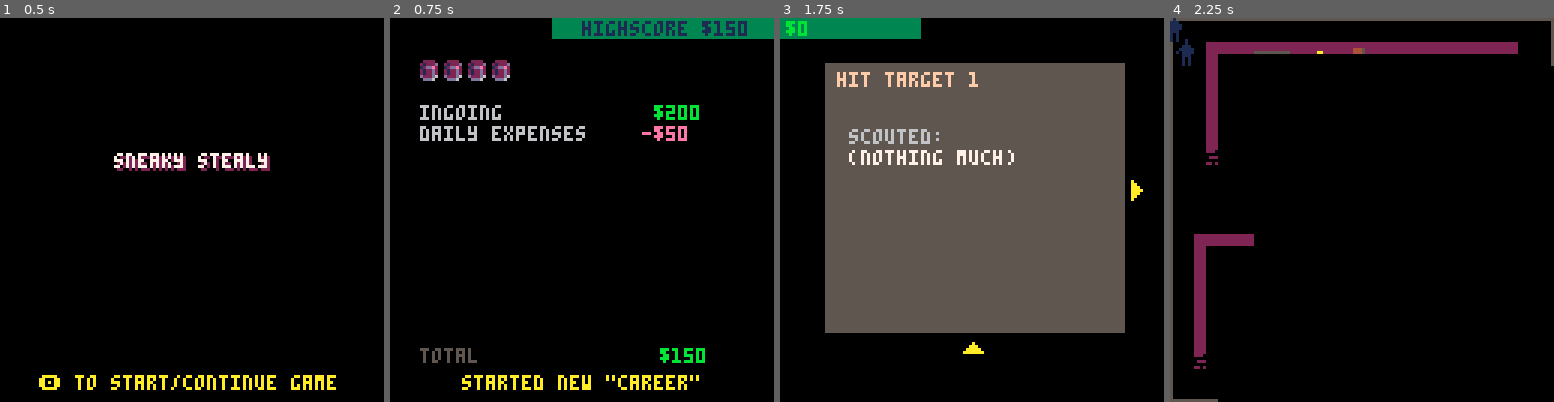
Above: before the commit, frames 1-4 (left to right).
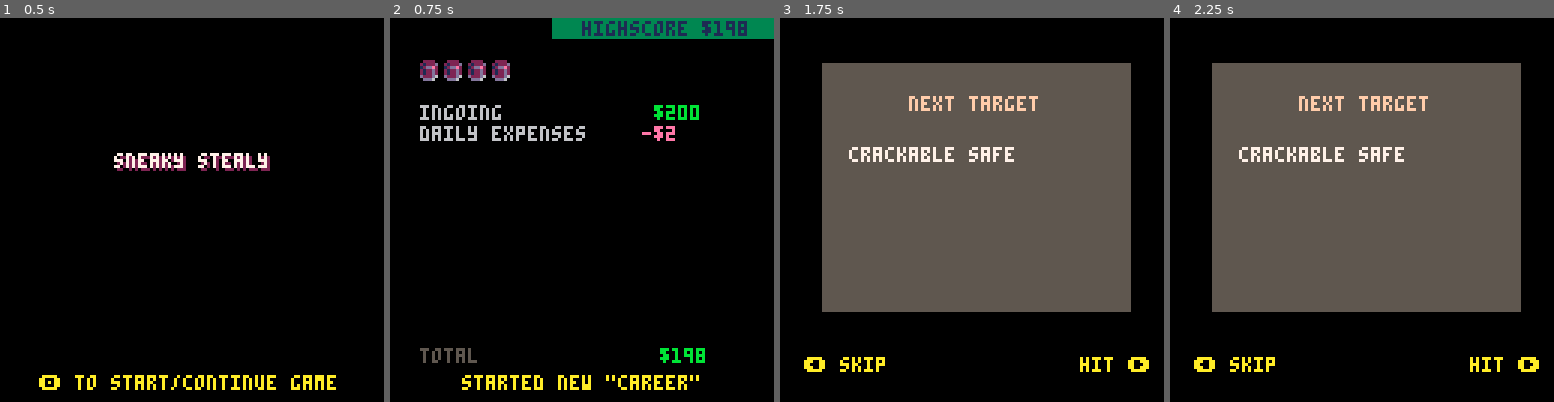
Above: after the commit, the same moments.

Repository: ironchestgames/pico-8-carts
Game: PICO-8 cartridge stealth.p8
The game is run twice, just before and just after one commit, with the same random seed, the same clock (stepped at 60 frames per second) and the same inputs.
Inputs:
- Up to frame 1 (0.5 s): tap X (X key) at 0.33 s
- Up to frame 2 (0.75 s): tap O (Z key) at 0.7 s
- Up to frame 3 (1.75 s): tap X (X key) at 1.07 s; hold Right from 1.6 s (still down); tap O (Z key) at 1.7 s
- Up to frame 4 (2.25 s): tap X (X key) at 1.85 s; release Right at 2.1 s; tap O (Z key) at 2.1 s; hold Up from 2.15 s (still down)

Frame 1 is identical in both runs. In frame 2, 0.1% of the frame differs, in the area x 71-93%, y 1-90%; in frame 3, 11%; in frame 4, 59%, in the area x 0-100%, y 0-100%.

Commit message:
stealth - simplify mapselect

Diff:
--- a/stealth.p8
+++ b/stealth.p8
@@ -8,6 +8,18 @@
 -- - local _x,_y=_i&31,_i\32
 
 --[[
+ cartdata layout:
+  0 - highscore
+  1 - cash
+  2 - day
+  3 - wantedness
+--]]
+
+--[[
+
+todo
+
+- change menus to work only with d-pad
 
 - increase chance of locked doors to room with safe?
 
@@ -46,7 +58,7 @@
 
 --]]
 
-cartdata'ironchestgames_sneakystealy_v1_dev3'
+cartdata'ironchestgames_sneakystealy_v1_dev4'
 
 
 
@@ -1095,7 +1107,7 @@
 
 
 
-local function gameinit()
+local function initgame()
  poke(0x5f5c,5) -- note: set auto-repeat delay for btnp
  msgs,tick,alertlvl,seenaddend,seent={},0,1,-1
  local _playwalksfx
@@ -1795,7 +1807,7 @@
    if _onpress then
     _onpress()
    else
-    dset(61,0)
+    dset(2,0) -- day
     initsplash()
    end
   end
@@ -1833,7 +1845,7 @@
   if not _onpress then
    sspr(100,78,28,18,15,102)
    _s='caught!  \x8e to start over'
-   print('$'..dget(62),1,1,7)
+   print('$'..dget(1),1,1,7) -- cash
   end
   print(_s,16,122,10)
 
@@ -1850,70 +1862,33 @@
 
 
 local function initmapselect()
- palt()
- srand(dget(61)+seli)
+ palt() -- 0,false
+ -- srand(1000) -- set if test level
  mapgen()
  local _cash,_reconcost=0
  _update=function()
-  local _nextbuyi,_oldseli=dget(63),seli
-  _cash,_reconcost=dget(62),flr(_nextbuyi*6)
   if btnp(1) then
-   seli+=1
+   initgame()
   elseif btnp(0) then
-   seli-=1
-  end
-  seli=min(seli,60)
-  if seli != _oldseli then
-   seli=mid(1,seli,_nextbuyi)
-   srand(dget(61)+seli)
-   mapgen()
-  end
-  if btnp(2) or btnp(4) then
-   if seli == _nextbuyi then
-    if _cash >= _reconcost then
-     dset(62,_cash-_reconcost)
-     dset(63,_nextbuyi+1)
-    end
-   elseif dget(seli) != 1 then
-    dset(seli,1)
-    gameinit()
-   end
+   initstatus()
   end
  end
 
  _draw=function()
-  local _nextbuyi=dget(63)
   cls()
-  rectfill(0,0,46,6,3)
-  print('$'.._cash,2,1,11)
-  rectfill(15,15,114,104,5)
-  if seli > 1 then
-   spr(243,9,54)
-  end
-  if seli < _nextbuyi and seli < 60 then
-   spr(242,117,54)
-  end
-
-  print('hit target '..seli,19,18,15)
-  if seli == _nextbuyi then
-   local _col=8
-   if _cash >= _reconcost then
-    _col=11
-    spr(226,61,104)
-   end
-   print('pay scout $'.._reconcost,23,37,_col)
-  elseif dget(seli) == 1 then
-   print('(already visited)',23,37,6)
-  else
-   print('scouted:',23,37,6)
-   for _i=1,#mapthings do
-    print(mapthings[_i],23,37+_i*7,7)
-   end
-   if #mapthings == 0 then
-    print('(nothing much)',23,44,7)
-   end
-   spr(226,61,104)
-  end
+
+  rectfill(14,15,116,97,5)
+  print('next target',43,26,15)
+
+  for _i=1,#mapthings do
+   print(mapthings[_i],23,36+_i*7,7)
+  end
+  if #mapthings == 0 then
+   print('(nothing much)',23,41,7)
+  end
+
+  print('\x8b skip',8,113,10)
+  print('hit \x91',100,113,10)
  end
 end
 
@@ -1925,16 +1900,17 @@
 
 
 initstatus=function(_msg)
+ poke(0x5f5c,-1)
  sfx(16,-2)
  sfx(17,-2)
- local _rows={{'ingoing',dget(62)}}
+ local _rows={{'ingoing',dget(1)}} -- cash
  for _p in all(escapedplayers) do
   for _l in all(_p.loot) do
    _l[2]=flr(_l[2])
    add(_rows,_l)
   end
  end
- add(_rows,{'daily expenses',-(38+dget(63)*2)})
+ add(_rows,{'daily expenses',-dget(2)*2})
  local _cash=0
  for _r in all(_rows) do
   _cash+=_r[2]
@@ -1942,7 +1918,7 @@
  if _cash < -20000 then
   _cash=32767
  end
- dset(62,_cash)
+ dset(1,_cash)
  dset(0,max(_cash,dget(0)))
 
  for _p in all(escapedplayers) do
@@ -1951,7 +1927,7 @@
 
  -- init msg
  _msg=_msg or ''
- if dget(62) < 0 then
+ if dget(1) < 0 then
   _msg='no cash! \x8e to start over'
  end
 
@@ -1983,7 +1959,7 @@
    if _recognised then
     initpolice()
    elseif _cash < 0 then
-    dset(61,0)
+    dset(2,0)
     initsplash()
    else
     initmapselect()
@@ -2043,24 +2019,12 @@
  sfx(17,-2)
  sfx(62)
  local _msg='continuing saved "career"'
- seli=dget(63)-1
- while dget(61) == 0 do
-
-  -- 0 is highscore
-  -- 1-60 is unlocked status if corresponding maps
-  -- 61 is seed
-  -- 62 is cash
-  -- 63 is current maxseli
-  for _i=1,60 do
-   dset(_i,0)
-  end
-
-  dset(61,rnd())
-  dset(62,200)
-  dset(63,6)
-  seli,_msg=1,'started new "career"'
-  wantedness=0
-  -- debug('new seed',dget(61))
+ if dget(2) == 0 then -- day
+
+  dset(1,200) -- cash
+  dset(2,1) -- day
+  dset(3,0) -- wantedness
+  _msg='started new "career"'
  end
 
  _update=function()
